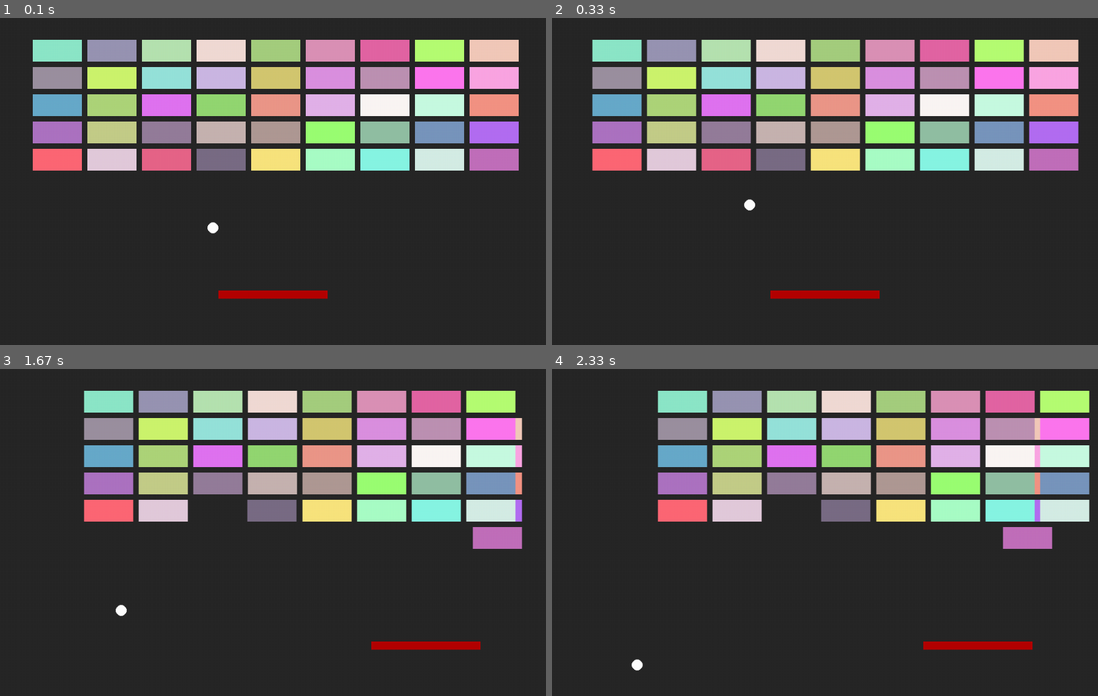
Above: before the commit, frames 1-4 (two rows, left to right).
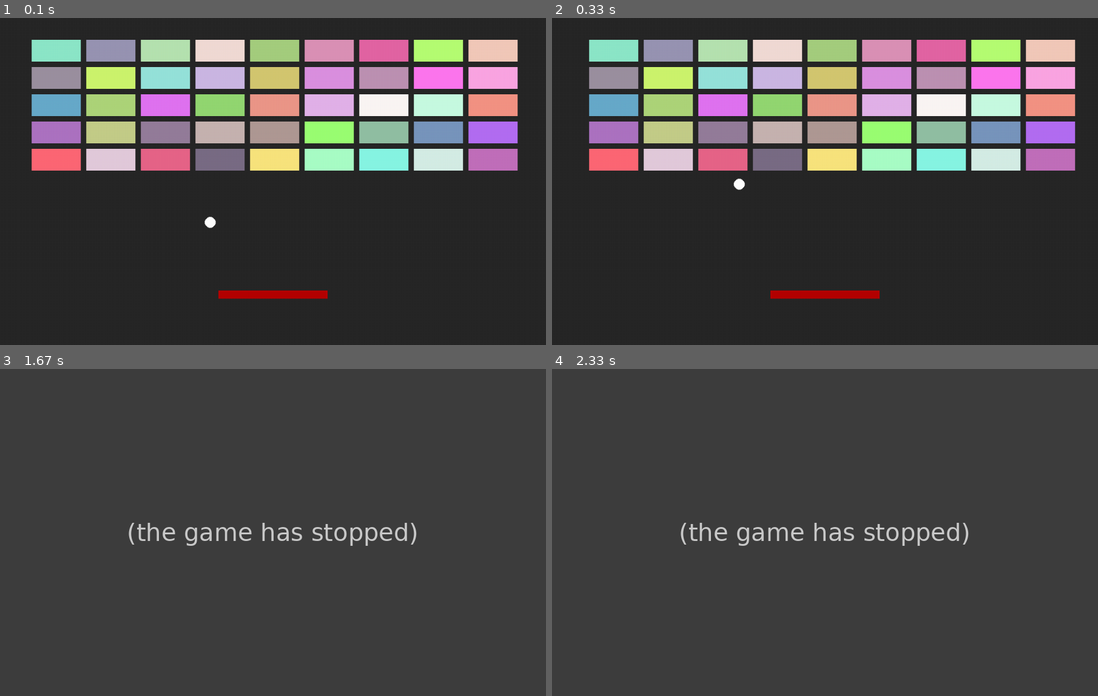
Above: after the commit, the same moments.

Repository: Kevin333221/INF-1400
Game: pygame game, started from Main.py
Same seed, same stepped clock (60 frames per second), same inputs: the game is played once before the commit and once after it.
Inputs:
- Up to frame 1 (0.1 s): no input
- Up to frame 2 (0.33 s): no input
- Up to frame 3 (1.67 s): hold Right 0.33-0.8 s; hold Right 0.83-1.3 s
- Up to frame 4 (2.33 s): no input

The runs differ from the first frame. In frame 1, 1.4% of the frame differs, in the area x 5-95%, y 6-66%; in frame 2, 4.1%; in frame 3, 26%, in the area x 15-96%, y 6-86%; in frame 4, 26%.
After the commit the program exited at 1.63 s; later frames show no game.

Commit message:
Enemies Moving

Diff:
--- a/Enemies.py
+++ b/Enemies.py
@@ -4,6 +4,8 @@
 import Ball
 
 class basic_enemy:
+    dir_right = True
+
     def __init__(self, screen_w, screen_h, xpos, ypos, width, color):
         self.screen_w = screen_w
         self.screen_h = screen_h
@@ -11,7 +13,7 @@
         self.w = width
         self.h = 40
         self.color = color
-        self.dir_right = True
+        self.xspeed = 0.7
 
     def draw(self, surface):
         pygame.draw.rect(surface, self.color, (self.pos.x, self.pos.y, self.w, self.h))
@@ -22,18 +24,8 @@
         if impulse:
             ball.dir = impulse * universal_speed
 
-    def update(self, surface):
-        if self.pos.x + self.w >= self.screen_w:
-            self.pos.x = self.screen_w - self.w
-            self.dir_right = False
-            self.pos.y += 50
-
-        if self.pos.x <= 0:
-            self.pos.x = 0
-            self.dir_right = True
-            self.pos.y += 50
-
-        if self.dir_right == True:
-            self.pos.x += 1
-        elif self.dir_right == False:
-            self.pos.x -= 1
+    def update(self):
+        if self.dir_right:
+            self.pos.x += self.xspeed
+        else:
+            self.pos.x -= self.xspeed
--- a/Main.py
+++ b/Main.py
@@ -11,7 +11,7 @@
 screen_h = 600
 
 num_of_enemies = 45
-universal_speed = 3
+universal_speed = 5
 distance_between_other_enemies = 100
 
 enemy_color = (random.randint(100, 255), random.randint(100, 255), random.randint(100, 255))
@@ -69,6 +69,19 @@
             num_of_enemies -= 1
     return bots
 
+def animate_enemies(enemies):
+    for x in enemies:
+        print(x.pos.x + x.w)
+        if x.pos.x + x.w >= x.screen_w:
+            print("JA")
+            Enemies.basic_enemy.dir_right = False
+            return 1
+        elif x.pos.x <= 0:
+            Enemies.basic_enemy.dir_right = True
+            return 1
+        else:
+            return 0
+
 enemies = creating_enemies(num_of_enemies, 100)
 
 clock = pygame.time.Clock()
@@ -97,8 +110,17 @@
             if precode.intersect_rectangle_circle(x.pos, x.w, x.h, ball1.pos, ball1.r, ball1.dir):
                 enemies.remove(x)
             else:
-                x.update(screen)
+                if x.pos.x + x.w >= x.screen_w:
+                    Enemies.basic_enemy.dir_right = False
+                    for y in enemies:
+                        y.pos.y += 5
+                if x.pos.x <= 0:
+                    Enemies.basic_enemy.dir_right = True
+                    for y in enemies:
+                        y.pos.y += 5
+                x.update()
                 x.draw(screen)
+
 
     else:
         print("Congatulton! YU WÅN!")
--- a/Player.py
+++ b/Player.py
@@ -21,6 +21,7 @@
     def ball_hit(self, ball, universal_speed):
         amount_of_force = ((self.pos.x + self.w/2) - ball.pos.x)/10
         if precode.intersect_rectangle_circle(self.pos, self.w, self.h, ball.pos, ball.r, ball.dir):
+            dir = precode.intersect_rectangle_circle(self.pos, self.w, self.h, ball.pos, ball.r, ball.dir)
             ball.dir.y = -ball.dir.y
             if ball.pos.x <= self.pos.x + self.w/2:
                 ball.dir.x = -amount_of_force
